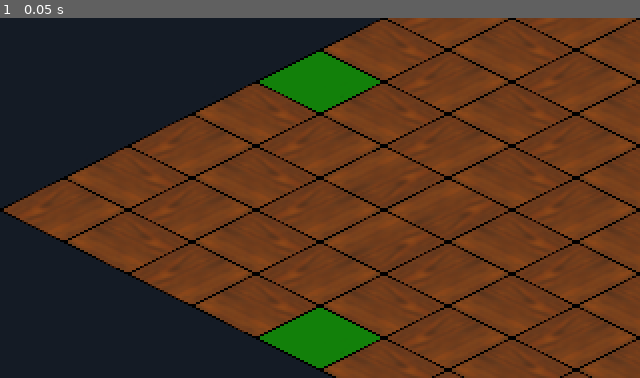
Above: before the commit, frame 1.
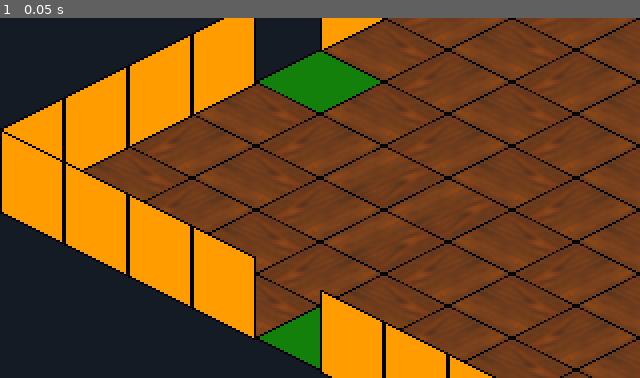
Above: after the commit, the same moment.

Repository: Briaoeuidhtns/spooky-month
Game: Godot game, scene res://Scenes/Rooms/EmptyRoom.tscn
The game is run twice, just before and just after one commit, with the same random seed, the same clock (stepped at 60 frames per second) and the same inputs. This scene is started directly instead of the project's main scene.
Inputs:
- Up to frame 1 (0.05 s): no input

The runs differ from the first frame. In frame 1, 21% of the frame differs, in the area x 0-78%, y 0-100%.

Commit message:
Import and add tiles for walls

Diff:
--- a/Scenes/Rooms/EmptyRoom.tscn
+++ b/Scenes/Rooms/EmptyRoom.tscn
@@ -5,7 +5,7 @@
 [node name="Dungeon" instance=ExtResource( 1 )]
 
 [node name="Floor" parent="." index="0"]
-tile_data = PoolIntArray( -393212, 2, 0, -393211, 536870914, 0, -393210, …(1409 unchanged characters)…
+tile_data = PoolIntArray( -393213, 536870914, 0, -393212, 2, 0, -393211, 536870914, 0, -393210, …(1409 unchanged characters)…
 
 [node name="Walls" parent="." index="1"]
-tile_data = PoolIntArray( -393213, 536870914, 0, -131069, 536870918, 0, 131079, 536870918, 0 )
+tile_data = PoolIntArray( -393213, 536870918, 0, -393212, 1610612741, 0, -393211, 1610612741, 0, -393210, 1610612741, 0, -393208, 1610612741, 0, -393207, 1610612741, 0, -393206, 1610612741, 0, -393205, 1610612741, 0, -393204, 1073741829, 0, -327677, 1073741829, 0, -327668, 1073741829, 0, -262141, 1073741829, 0, -262132, 1073741829, 0, -196605, 1073741829, 0, -196596, 1073741829, 0, -65533, 1073741829, 0, -65524, 1073741829, 0, 3, 1073741829, 0, 12, 1073741829, 0, 65539, 1073741829, 0, 65548, 1073741829, 0, 131075, 1073741829, 0, 131084, 1073741829, 0, 196611, 1610612741, 0, 196612, 1610612741, 0, 196613, 1610612741, 0, 196614, 1610612741, 0, 196616, 1610612741, 0, 196617, 1610612741, 0, 196618, 1610612741, 0, 196619, 1610612741, 0 )
--- a/tileset.tres
+++ b/tileset.tres
@@ -1,10 +1,18 @@
-[gd_resource type="TileSet" load_steps=6 format=2]
+[gd_resource type="TileSet" load_steps=12 format=2]
 
 [ext_resource path="res://Assets/placeholder/portal.png" type="Texture" id=1]
 [ext_resource path="res://Assets/tilesets/scuffedcanwood.png" type="Texture" id=2]
 [ext_resource path="res://Assets/placeholder/isofloor_64.png" type="Texture" id=3]
 [ext_resource path="res://Assets/tilesets/bloodiedwood.png" type="Texture" id=4]
 [ext_resource path="res://Assets/tilesets/woodfloor.png" type="Texture" id=5]
+[ext_resource path="res://Assets/placeholder/wall.png" type="Texture" id=6]
+[ext_resource path="res://Assets/placeholder/corner.png" type="Texture" id=7]
+[ext_resource path="res://Assets/tilesets/woodpanelwall.png" type="Texture" id=8]
+[ext_resource path="res://Assets/tilesets/cobblewebwall.png" type="Texture" id=9]
+[ext_resource path="res://Assets/tilesets/crackedstonewall.png" type="Texture" id=10]
+
+[sub_resource type="SegmentShape2D" id=1]
+b = Vector2( 32, 16 )
 
 [resource]
 0/name = "PlaceholderTile"
@@ -77,3 +85,129 @@
 4/shape_one_way_margin = 0.0
 4/shapes = [  ]
 4/z_index = 0
+5/name = "Wall"
+5/texture = ExtResource( 6 )
+5/tex_offset = Vector2( -16, 28 )
+5/modulate = Color( 1, 1, 1, 1 )
+5/region = Rect2( 0, 0, 32, 57 )
+5/tile_mode = 0
+5/occluder_offset = Vector2( 16, 28.5 )
+5/navigation_offset = Vector2( 16, 28.5 )
+5/shape_offset = Vector2( 0, 0 )
+5/shape_transform = Transform2D( 1, 0, 0, 1, 0, 0 )
+5/shape_one_way = false
+5/shape_one_way_margin = 0.0
+5/shapes = [  ]
+5/z_index = 0
+6/name = "Sprite"
+6/texture = ExtResource( 7 )
+6/tex_offset = Vector2( 0, -28 )
+6/modulate = Color( 1, 1, 1, 1 )
+6/region = Rect2( 0, 0, 64, 57 )
+6/tile_mode = 0
+6/occluder_offset = Vector2( 32, 28.5 )
+6/navigation_offset = Vector2( 32, 28.5 )
+6/shape_offset = Vector2( 0, 0 )
+6/shape_transform = Transform2D( 1, 0, 0, 1, 0, 0 )
+6/shape_one_way = false
+6/shape_one_way_margin = 0.0
+6/shapes = [  ]
+6/z_index = 0
+7/name = "PlaceholderCorner"
+7/texture = ExtResource( 7 )
+7/tex_offset = Vector2( 0, -28 )
+7/modulate = Color( 1, 1, 1, 1 )
+7/region = Rect2( 0, 0, 64, 57 )
+7/tile_mode = 0
+7/occluder_offset = Vector2( 32, 28.5 )
+7/navigation_offset = Vector2( 32, 28.5 )
+7/shape_offset = Vector2( 0, 0 )
+7/shape_transform = Transform2D( 1, 0, 0, 1, 0, 0 )
+7/shape_one_way = false
+7/shape_one_way_margin = 0.0
+7/shapes = [  ]
+7/z_index = 0
+8/name = "WallCobbleWeb"
+8/texture = ExtResource( 9 )
+8/tex_offset = Vector2( 16, -28 )
+8/modulate = Color( 1, 1, 1, 1 )
+8/region = Rect2( 0, 0, 32, 57 )
+8/tile_mode = 0
+8/occluder_offset = Vector2( 16, 28.5 )
+8/navigation_offset = Vector2( 16, 28.5 )
+8/shape_offset = Vector2( 16, 12.5 )
+8/shape_transform = Transform2D( 1, 0, 0, 1, 16, 12.5 )
+8/shape = SubResource( 1 )
+8/shape_one_way = false
+8/shape_one_way_margin = 1.0
+8/shapes = [ {
+"autotile_coord": Vector2( 0, 0 ),
+"one_way": false,
+"one_way_margin": 1.0,
+"shape": SubResource( 1 ),
+"shape_transform": Transform2D( 1, 0, 0, 1, 16, 12.5 )
+} ]
+8/z_index = 0
+9/name = "WallCobble"
+9/texture = ExtResource( 10 )
+9/tex_offset = Vector2( 16, -28 )
+9/modulate = Color( 1, 1, 1, 1 )
+9/region = Rect2( 0, 0, 32, 57 )
+9/tile_mode = 0
+9/occluder_offset = Vector2( 16, 28.5 )
+9/navigation_offset = Vector2( 16, 28.5 )
+9/shape_offset = Vector2( 16, 12.5 )
+9/shape_transform = Transform2D( 1, 0, 0, 1, 16, 12.5 )
+9/shape = SubResource( 1 )
+9/shape_one_way = false
+9/shape_one_way_margin = 1.0
+9/shapes = [ {
+"autotile_coord": Vector2( 0, 0 ),
+"one_way": false,
+"one_way_margin": 1.0,
+"shape": SubResource( 1 ),
+"shape_transform": Transform2D( 1, 0, 0, 1, 16, 12.5 )
+} ]
+9/z_index = 0
+10/name = "WallWoodPanel"
+10/texture = ExtResource( 8 )
+10/tex_offset = Vector2( 16, -28 )
+10/modulate = Color( 1, 1, 1, 1 )
+10/region = Rect2( 0, 0, 32, 57 )
+10/tile_mode = 0
+10/occluder_offset = Vector2( 16, 28.5 )
+10/navigation_offset = Vector2( 16, 28.5 )
+10/shape_offset = Vector2( 16, 12.5 )
+10/shape_transform = Transform2D( 1, 0, 0, 1, 16, 12.5 )
+10/shape = SubResource( 1 )
+10/shape_one_way = false
+10/shape_one_way_margin = 1.0
+10/shapes = [ {
+"autotile_coord": Vector2( 0, 0 ),
+"one_way": false,
+"one_way_margin": 1.0,
+"shape": SubResource( 1 ),
+"shape_transform": Transform2D( 1, 0, 0, 1, 16, 12.5 )
+} ]
+10/z_index = 0
+11/name = "PlaceholderWall"
+11/texture = ExtResource( 6 )
+11/tex_offset = Vector2( 16, -28 )
+11/modulate = Color( 1, 1, 1, 1 )
+11/region = Rect2( 0, 0, 32, 57 )
+11/tile_mode = 0
+11/occluder_offset = Vector2( 16, 28.5 )
+11/navigation_offset = Vector2( 16, 28.5 )
+11/shape_offset = Vector2( 16, 12.5 )
+11/shape_transform = Transform2D( 1, 0, 0, 1, 16, 12.5 )
+11/shape = SubResource( 1 )
+11/shape_one_way = false
+11/shape_one_way_margin = 1.0
+11/shapes = [ {
+"autotile_coord": Vector2( 0, 0 ),
+"one_way": false,
+"one_way_margin": 1.0,
+"shape": SubResource( 1 ),
+"shape_transform": Transform2D( 1, 0, 0, 1, 16, 12.5 )
+} ]
+11/z_index = 0
--- a/tileset_edit.tscn
+++ b/tileset_edit.tscn
@@ -1,10 +1,18 @@
-[gd_scene load_steps=6 format=2]
+[gd_scene load_steps=12 format=2]
 
 [ext_resource path="res://Assets/tilesets/scuffedcanwood.png" type="Texture" id=1]
 [ext_resource path="res://Assets/placeholder/isofloor_64.png" type="Texture" id=2]
 [ext_resource path="res://Assets/placeholder/portal.png" type="Texture" id=3]
 [ext_resource path="res://Assets/tilesets/bloodiedwood.png" type="Texture" id=4]
 [ext_resource path="res://Assets/tilesets/woodfloor.png" type="Texture" id=5]
+[ext_resource path="res://Assets/placeholder/wall.png" type="Texture" id=6]
+[ext_resource path="res://Assets/placeholder/corner.png" type="Texture" id=7]
+[ext_resource path="res://Assets/tilesets/woodpanelwall.png" type="Texture" id=8]
+[ext_resource path="res://Assets/tilesets/cobblewebwall.png" type="Texture" id=9]
+[ext_resource path="res://Assets/tilesets/crackedstonewall.png" type="Texture" id=10]
+
+[sub_resource type="SegmentShape2D" id=1]
+b = Vector2( 32, 16 )
 
 [node name="TilesetEdit" type="Node2D"]
 __meta__ = {
@@ -20,13 +28,63 @@
 texture = ExtResource( 3 )
 
 [node name="TileWood" type="Sprite" parent="."]
-position = Vector2( 205.565, 36.0406 )
+position = Vector2( 205.565, 35.9003 )
 texture = ExtResource( 5 )
 
 [node name="TileWoodBlood" type="Sprite" parent="."]
-position = Vector2( 109.457, 24.0271 )
+position = Vector2( 109.457, 23.8287 )
 texture = ExtResource( 4 )
 
 [node name="TileWoodCan" type="Sprite" parent="."]
 position = Vector2( 146.832, 77.4207 )
 texture = ExtResource( 1 )
+
+[node name="PlaceholderWall" type="Sprite" parent="."]
+position = Vector2( 263.169, 73.119 )
+texture = ExtResource( 6 )
+offset = Vector2( 16, -28 )
+region_rect = Rect2( 0, 0, 64, 64 )
+
+[node name="StaticBody2D" type="StaticBody2D" parent="PlaceholderWall"]
+
+[node name="CollisionShape2D" type="CollisionShape2D" parent="PlaceholderWall/StaticBody2D"]
+position = Vector2( 0, -16 )
+shape = SubResource( 1 )
+
+[node name="PlaceholderCorner" type="Sprite" parent="."]
+position = Vector2( 253.786, -31.748 )
+texture = ExtResource( 7 )
+offset = Vector2( 0, -28 )
+
+[node name="WallCobbleWeb" type="Sprite" parent="."]
+position = Vector2( 199.459, 134.118 )
+texture = ExtResource( 9 )
+offset = Vector2( 16, -28 )
+
+[node name="StaticBody2D" type="StaticBody2D" parent="WallCobbleWeb"]
+
+[node name="CollisionShape2D" type="CollisionShape2D" parent="WallCobbleWeb/StaticBody2D"]
+position = Vector2( 0, -16 )
+shape = SubResource( 1 )
+
+[node name="WallCobble" type="Sprite" parent="."]
+position = Vector2( 285.046, 156.041 )
+texture = ExtResource( 10 )
+offset = Vector2( 16, -28 )
+
+[node name="StaticBody2D" type="StaticBody2D" parent="WallCobble"]
+
+[node name="CollisionShape2D" type="CollisionShape2D" parent="WallCobble/StaticBody2D"]
+position = Vector2( 0, -16 )
+shape = SubResource( 1 )
+
+[node name="WallWoodPanel" type="Sprite" parent="."]
+position = Vector2( 359.628, 154.509 )
+texture = ExtResource( 8 )
+offset = Vector2( 16, -28 )
+
+[node name="StaticBody2D" type="StaticBody2D" parent="WallWoodPanel"]
+position = Vector2( 0, -16 )
+
+[node name="CollisionShape2D" type="CollisionShape2D" parent="WallWoodPanel/StaticBody2D"]
+shape = SubResource( 1 )
Binary file added: Assets/placeholder/corner.png
Not shown, added: Assets/placeholder/corner.png.import
Binary file added: Assets/placeholder/wall.png
Not shown, added: Assets/placeholder/wall.png.import
Not shown, added: Assets/tilesets/cobblewebwall.png.import
Not shown, added: Assets/tilesets/crackedstonewall.png.import
Not shown, added: Assets/tilesets/woodpanelwall.png.import
